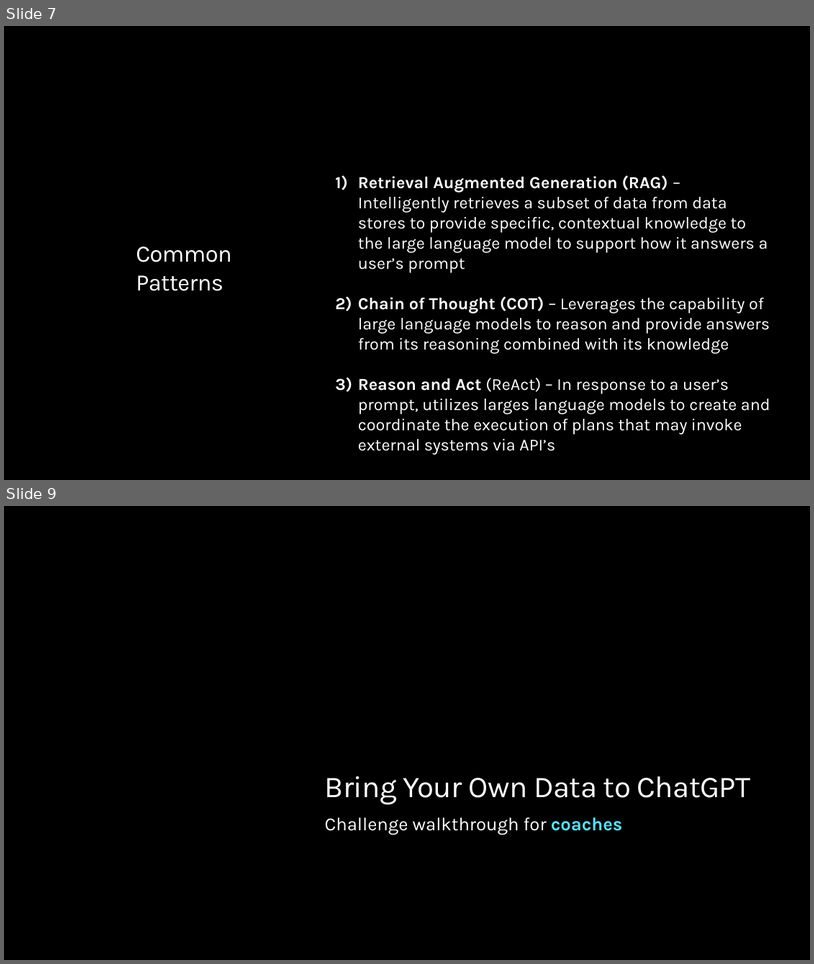
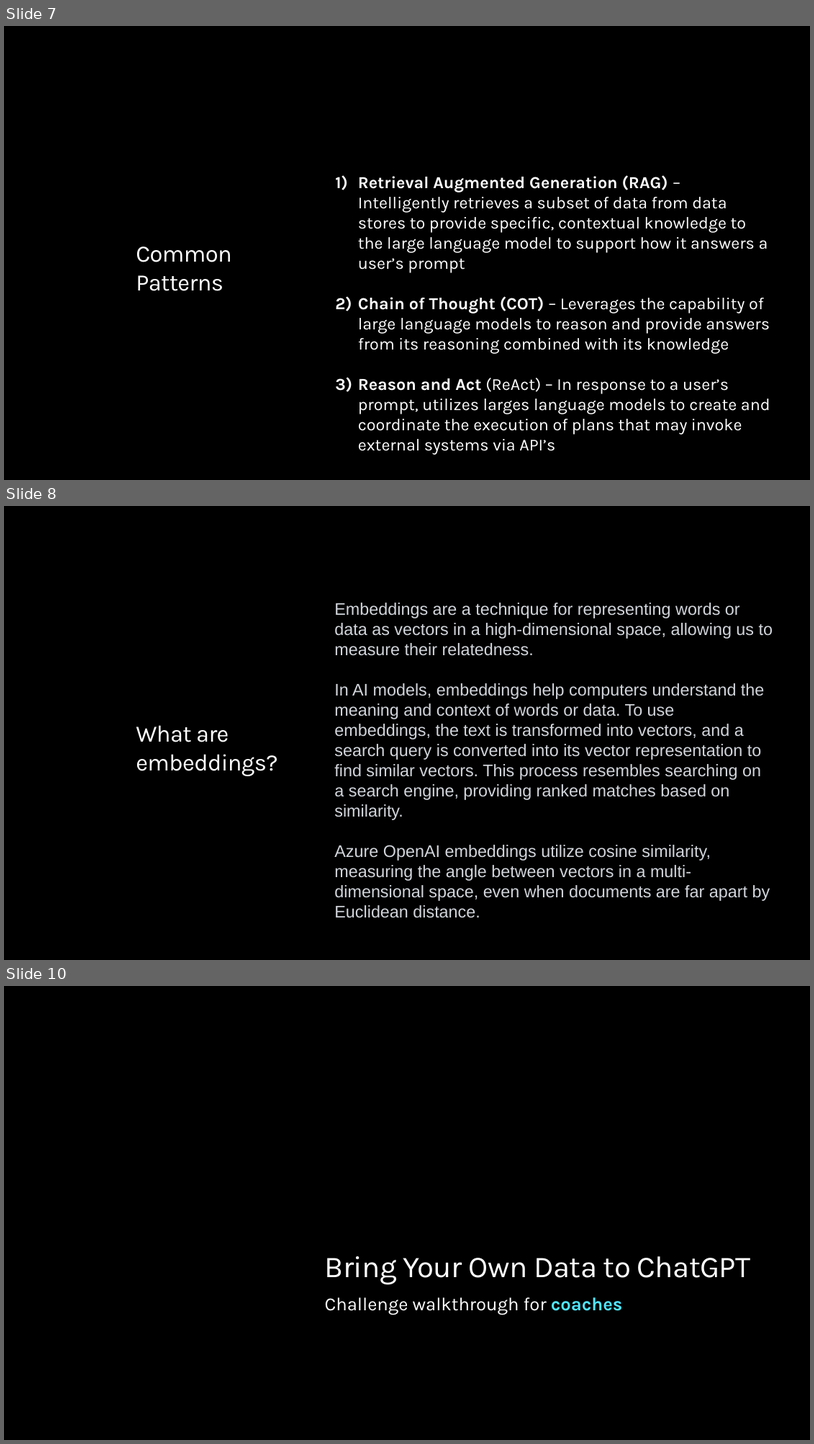
Before and after one commit to Azure/Build-Modern-AI-Apps-Hackathon, a slide deck: OpenAI_Cosmos_DB_Tech_Scenario_Attendee_Coach_Deck.pptx. Shown one above the other, each under a label of ours: slides 7 and 9 before the commit, slides 7, 8 and 10 after it; the slides between them are not shown. The pictures are 814x964 and 814x1444 pixels, drawn with LibreOffice and Linux fonts; fonts in the diff are those of the drawing; background and template pictures are left out. Boxes give left, top, right and bottom in pixels: in the first picture for what was removed or moved away, otherwise in the second. Text is boxed around its words. In the diff, an @@ line names an element or a change of style, - is before the commit and + after.

Commit message:
Updated the deck to add a slide about embeddings

```diff
--- a/OpenAI_Cosmos_DB_Tech_Scenario_Attendee_Coach_Deck.pptx
+++ b/OpenAI_Cosmos_DB_Tech_Scenario_Attendee_Coach_Deck.pptx
@@ slide 8 added at bbox=[4, 506, 810, 960], background #000000 @@
@@ text added at bbox=[334, 602, 773, 918], 20 pt, text #D1D5DB @@
+Embeddings are a technique for representing words or data as vectors in a high-dimensional space, allowing us to measure their relatedness.
+In AI models, embeddings help computers understand the meaning and context of words or data. To use embeddings, the text is transformed into vectors, and a search query is converted into its vector representation to find similar vectors. This process resembles searching on a search engine, providing ranked matches based on similarity.
+Azure OpenAI embeddings utilize cosine similarity, measuring the angle between vectors in a multi-dimensional space, even when documents are far apart by Euclidean distance.
@@ title added at bbox=[136, 725, 278, 776], 28 pt, text #FFFFFF @@
+What are embeddings?
@@ what was slide 9 is now slide 10 @@
```
